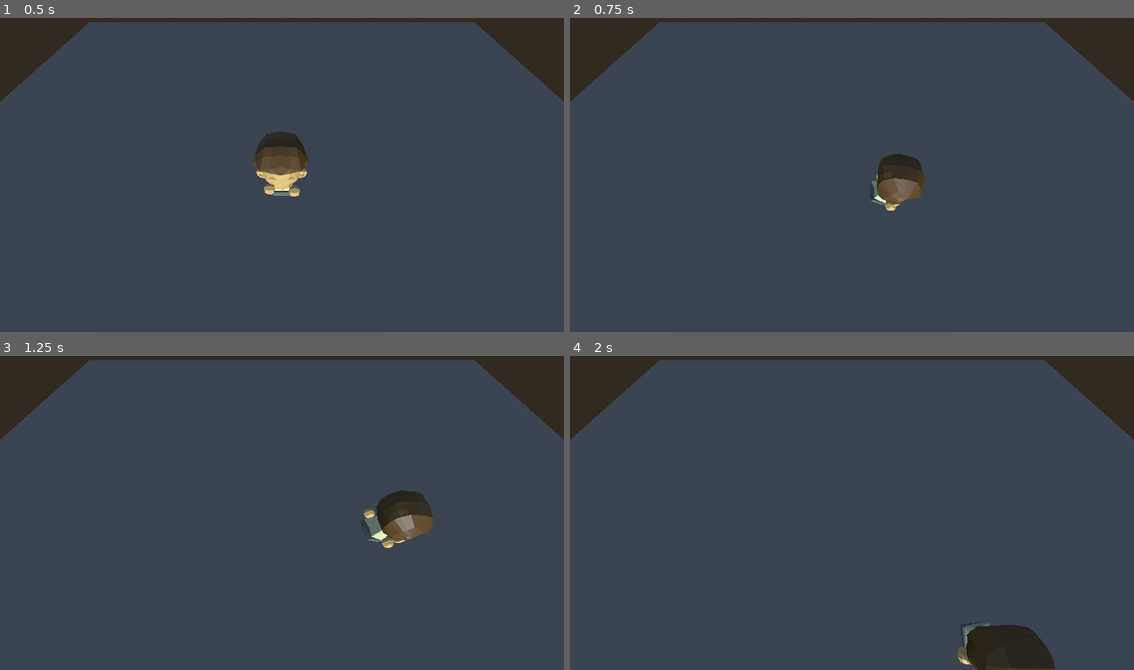
Above: before the commit, frames 1-4 (two rows, left to right).
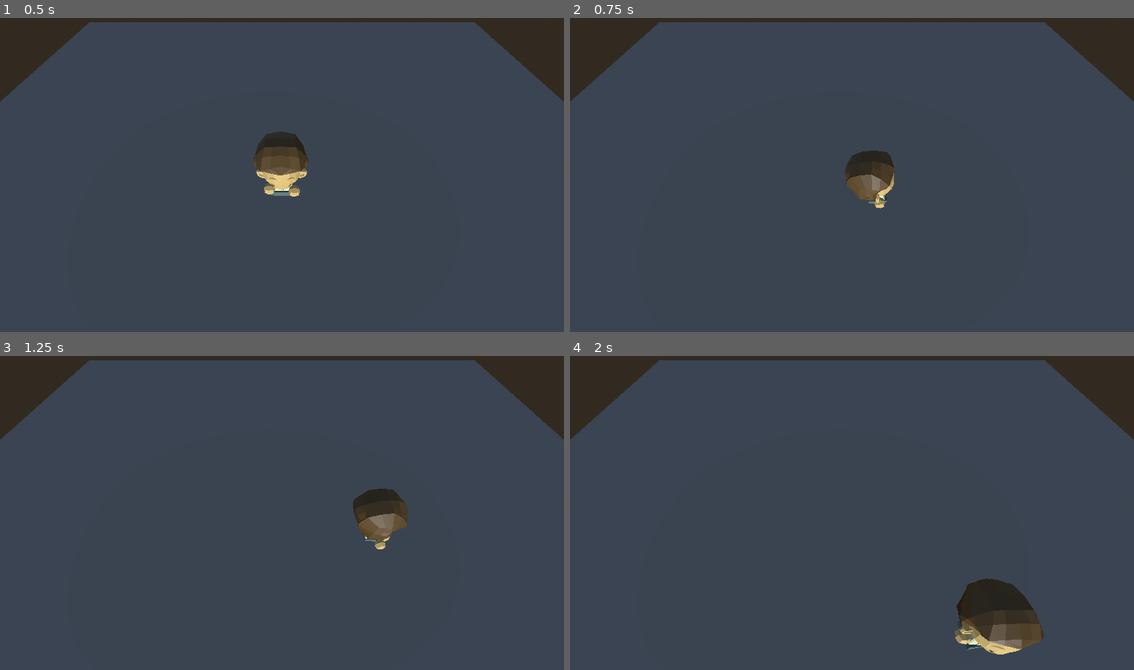
Above: after the commit, the same moments.

Repository: tsazzah/RMscratch
Game: Godot game, scene res://scene/World.tscn
Two runs of this game, one before a commit and one after it. Both use one fixed random seed, a clock stepped at 60 frames per second and the inputs below. Before the commit the project starts from res://World.tscn.
Inputs:
- Up to frame 1 (0.5 s): no input
- Up to frame 2 (0.75 s): hold Right (ui_right) from 0.53 s (still down)
- Up to frame 3 (1.25 s): keep holding Right (ui_right)
- Up to frame 4 (2 s): release Right (ui_right) at 1.28 s; hold Down (ui_down) from 1.28 s (still down)

Frame 1 is identical in both runs. In frame 2, 1.9% of the frame differs, in the area x 48-64%, y 42-62%; in frame 3, 1.7%; in frame 4, 3.8%, in the area x 68-87%, y 70-100%.

Commit message:
Refactor: Organized project structure into assets, textures, scenes, and scripts

Diff:
--- a/Player.tscn
+++ /dev/null
@@ -1,39 +0,0 @@
-[gd_scene format=3 uid="uid://blipatpat6l2j"]
-
-[ext_resource type="PackedScene" uid="uid://xe6jx1y2cs5c" path="res://models/Jalan_.glb" id="1_xhfnw"]
-[ext_resource type="Script" uid="uid://c4wf5uco8a3gf" path="res://Jalan_.gd" id="2_kpjcp"]
-
-[sub_resource type="BoxMesh" id="BoxMesh_xhfnw"]
-
-[sub_resource type="CapsuleShape3D" id="CapsuleShape3D_xhfnw"]
-radius = 1.4578705
-height = 4.1661034
-
-[node name="Jalan_" unique_id=1941773620 instance=ExtResource("1_xhfnw")]
-script = ExtResource("2_kpjcp")
-
-[node name="Skeleton3D" parent="Armature" parent_id_path=PackedInt32Array(520056990) index="0" unique_id=594198755]
-transform = Transform3D(1, 0, 0, 0, 1, 0, 0, 0, 1, 0, 0.27516294, 0)
-bones/1/rotation = Quaternion(0.0011454731, -1.3406683e-16, -1.3406684e-16, 0.99999934)
-bones/2/rotation = Quaternion(-0.0003164244, 7.478518e-17, 7.4698797e-17, 0.99999994)
-bones/3/position = Vector3(-4.912081e-09, 0.29655, -0.342794)
-bones/3/rotation = Quaternion(0.9854064, -0.17021433, -0.0001010891, -0.0011353744)
-bones/4/rotation = Quaternion(-0.00019225589, 3.4215014e-07, -0.7578977, 0.65237343)
-bones/7/position = Vector3(-6.8386115e-09, 0.29470897, 0.34134358)
-bones/7/rotation = Quaternion(0.9854871, -0.16975042, 2.623101e-05, 0.00015777096)
-bones/8/rotation = Quaternion(4.4659173e-05, -1.2770901e-08, -0.7588894, 0.65121955)
-bones/11/rotation = Quaternion(-0.2545759, -0.039554752, -0.1483499, 0.9547874)
-bones/12/rotation = Quaternion(2.0614154e-08, 0.9620019, 0.27304274, 7.262912e-08)
-
-[node name="BoneAttachment3D" type="BoneAttachment3D" parent="Armature/Skeleton3D" index="6" unique_id=303900249]
-transform = Transform3D(0.95285535, 0.30342457, -1.4156105e-07, -0.2631458, 0.82636684, 0.4978676, 0.15106533, -0.47439578, 0.8672532, 0, 0, 0)
-bone_name = "Bone2.R"
-bone_idx = 11
-
-[node name="MeshInstance3D" type="MeshInstance3D" parent="Armature/Skeleton3D/BoneAttachment3D" index="0" unique_id=1944725196]
-transform = Transform3D(0.1, 0, 0, 0, 0.1, 0, 0, 0, 0.1, 0, 0, 0)
-mesh = SubResource("BoxMesh_xhfnw")
-
-[node name="CollisionShape3D" type="CollisionShape3D" parent="." index="2" unique_id=2082801561]
-transform = Transform3D(1, 0, 0, 0, 1, 0, 0, 0, 1, 0, 2.0834978, 0)
-shape = SubResource("CapsuleShape3D_xhfnw")
--- a/node_2d.gd
+++ /dev/null
@@ -1,11 +0,0 @@
-extends Node2D
-
-
-# Called when the node enters the scene tree for the first time.
-func _ready() -> void:
-	pass # Replace with function body.
-
-
-# Called every frame. 'delta' is the elapsed time since the previous frame.
-func _process(delta: float) -> void:
-	pass
--- a/node_3d.tscn
+++ /dev/null
@@ -1,24 +0,0 @@
-[gd_scene format=3 uid="uid://dgjnw1olvghrb"]
-
-[ext_resource type="PackedScene" uid="uid://2ht4m2mgbn0p" path="res://models/Grass_1_Mesh.gltf" id="1_a202f"]
-
-[sub_resource type="SphereShape3D" id="SphereShape3D_noarx"]
-
-[node name="Node3D" type="Node3D" unique_id=1697122337]
-
-[node name="Grass_1_Mesh2" parent="." unique_id=1533382562 instance=ExtResource("1_a202f")]
-transform = Transform3D(0.4366448, 0, 0.899634, 0, 1, 0, -0.899634, 0, 0.4366448, -0.8215592, 0.018315986, 0.34431064)
-
-[node name="Grass_1_Mesh3" parent="." unique_id=1850829066 instance=ExtResource("1_a202f")]
-transform = Transform3D(0.5304965, 0.7769031, -0.3391096, -0.17349349, 0.49108154, 0.8536621, 0.8297431, -0.39403147, 0.39530483, -0.7490381, -0.050803706, 0.36185205)
-
-[node name="CharacterBody3D" type="CharacterBody3D" parent="." unique_id=1464813344]
-
-[node name="CollisionShape3D" type="CollisionShape3D" parent="CharacterBody3D" unique_id=719139628]
-transform = Transform3D(1, 0, 0, 0, 1, 0, 0, 0, 1, 0.56461275, 0.42543638, 0)
-shape = SubResource("SphereShape3D_noarx")
-debug_color = Color(0.7455507, 0.38459146, 0.6692234, 1)
-
-[node name="Camera3D" type="Camera3D" parent="." unique_id=1898002513]
-transform = Transform3D(1, 0, 0, 0, 1, 0, 0, 0, 1, -0.3564697, 0.55807567, 2.1734838)
-fov = 75.686516
--- a/PlayerChef.tscn
+++ b/scene/PlayerChef.tscn
@@ -1,16 +1,16 @@
 [gd_scene format=3 uid="uid://bc7cwbobe4g87"]
 
-[ext_resource type="PackedScene" uid="uid://bbbs22y21l8is" path="res://Chef.glb" id="1_m7fh5"]
-[ext_resource type="Script" uid="uid://ddrrba6rg7dtf" path="res://player_chef.gd" id="2_iay3k"]
+[ext_resource type="PackedScene" uid="uid://bbbs22y21l8is" path="res://assets/models/Chef.glb" id="1_m7fh5"]
+[ext_resource type="Script" uid="uid://ddrrba6rg7dtf" path="res://script/player_chef.gd" id="2_iay3k"]
 
 [sub_resource type="CapsuleShape3D" id="CapsuleShape3D_m7fh5"]
 radius = 1.4824219
 height = 4.0352783
 
-[node name="Chef" unique_id=1788358206 instance=ExtResource("1_m7fh5")]
+[node name="Chef" unique_id=1609019624 instance=ExtResource("1_m7fh5")]
 script = ExtResource("2_iay3k")
 
-[node name="Armature" parent="." index="0" unique_id=511287287]
+[node name="Armature" parent="." index="0" unique_id=902194742]
 transform = Transform3D(-4.371139e-08, 0, -1, 0, 1, 0, 1, 0, -4.371139e-08, 0, 0.27454692, 0)
 
 [node name="CollisionShape3D" type="CollisionShape3D" parent="." index="2" unique_id=1994742960]
--- a/World.tscn
+++ b/scene/World.tscn
@@ -1,7 +1,7 @@
 [gd_scene format=3 uid="uid://du6276iolf1h0"]
 
-[ext_resource type="PackedScene" uid="uid://bc7cwbobe4g87" path="res://PlayerChef.tscn" id="2_2dftf"]
-[ext_resource type="Script" uid="uid://bcwk4gf6yt8ti" path="res://camera_3d.gd" id="4_js7pq"]
+[ext_resource type="Script" uid="uid://bcwk4gf6yt8ti" path="res://script/camera_3d.gd" id="1_iibxp"]
+[ext_resource type="PackedScene" uid="uid://bc7cwbobe4g87" path="res://scene/PlayerChef.tscn" id="2_dtoa7"]
 
 [sub_resource type="BoxMesh" id="BoxMesh_cmany"]
 size = Vector3(50, 1, 50)
@@ -39,12 +39,9 @@
 
 [node name="Camera3D" type="Camera3D" parent="." unique_id=2068893627]
 transform = Transform3D(1, 0, 0, 0, 0.53877074, 0.8424524, 0, -0.8424524, 0.53877074, 0, 12, 6)
-script = ExtResource("4_js7pq")
+script = ExtResource("1_iibxp")
 
-[node name="Chef" parent="." unique_id=1788358206 instance=ExtResource("2_2dftf")]
+[node name="Chef" parent="." unique_id=1788358206 instance=ExtResource("2_dtoa7")]
 transform = Transform3D(1, 0, 0, 0, 1, 0, 0, 0, 1, 0, 2, 0)
 
-[node name="Armature" parent="Chef" index="0" unique_id=511287287]
-transform = Transform3D(-4.371139e-08, 0, -1, 0, 1, 0, 1, 0, -4.371139e-08, 0, 0.27454692, 0)
-
 [editable path="Chef"]
--- a/player_chef.gd
+++ b/script/player_chef.gd
@@ -27,8 +27,8 @@
 		rotation.y = lerp_angle(rotation.y, target_angle, LERP_VAL)
 		# ---------------------------
 
-		if anim and anim.has_animation("Lari"):
-			anim.play("Lari")
+		if anim and anim.has_animation("Jalan 1"):
+			anim.play("Jalan 1")
 	else:
 		# Berhenti perlahan
 		velocity.x = move_toward(velocity.x, 0, SPEED)
Renamed: Chef_Alis Cep Utama.png -> assets/Chef_Alis Cep Utama.png
Not shown, added: assets/Chef_Alis Cep Utama.png.import
Renamed: Chef_Untitled_Artwork 224.png -> assets/Chef_Untitled_Artwork 224.png
Not shown, changed: assets/Chef_Untitled_Artwork 224.png.import
Renamed: Hi_Alis Cep Utama.png -> assets/Hi_Alis Cep Utama.png
Not shown, changed: assets/Hi_Alis Cep Utama.png.import
Renamed: Hi_Untitled_Artwork 224.png -> assets/Hi_Untitled_Artwork 224.png
Not shown, changed: assets/Hi_Untitled_Artwork 224.png.import
Renamed: Chef.glb -> assets/models/Chef.glb
Not shown, changed: assets/models/Chef.glb.import
Renamed: models/Jalan__Alis Cep Utama.png -> assets/models/Chef_Alis Cep Utama.png
Not shown, changed: assets/models/Chef_Alis Cep Utama.png.import
(and 16 more such lines)
